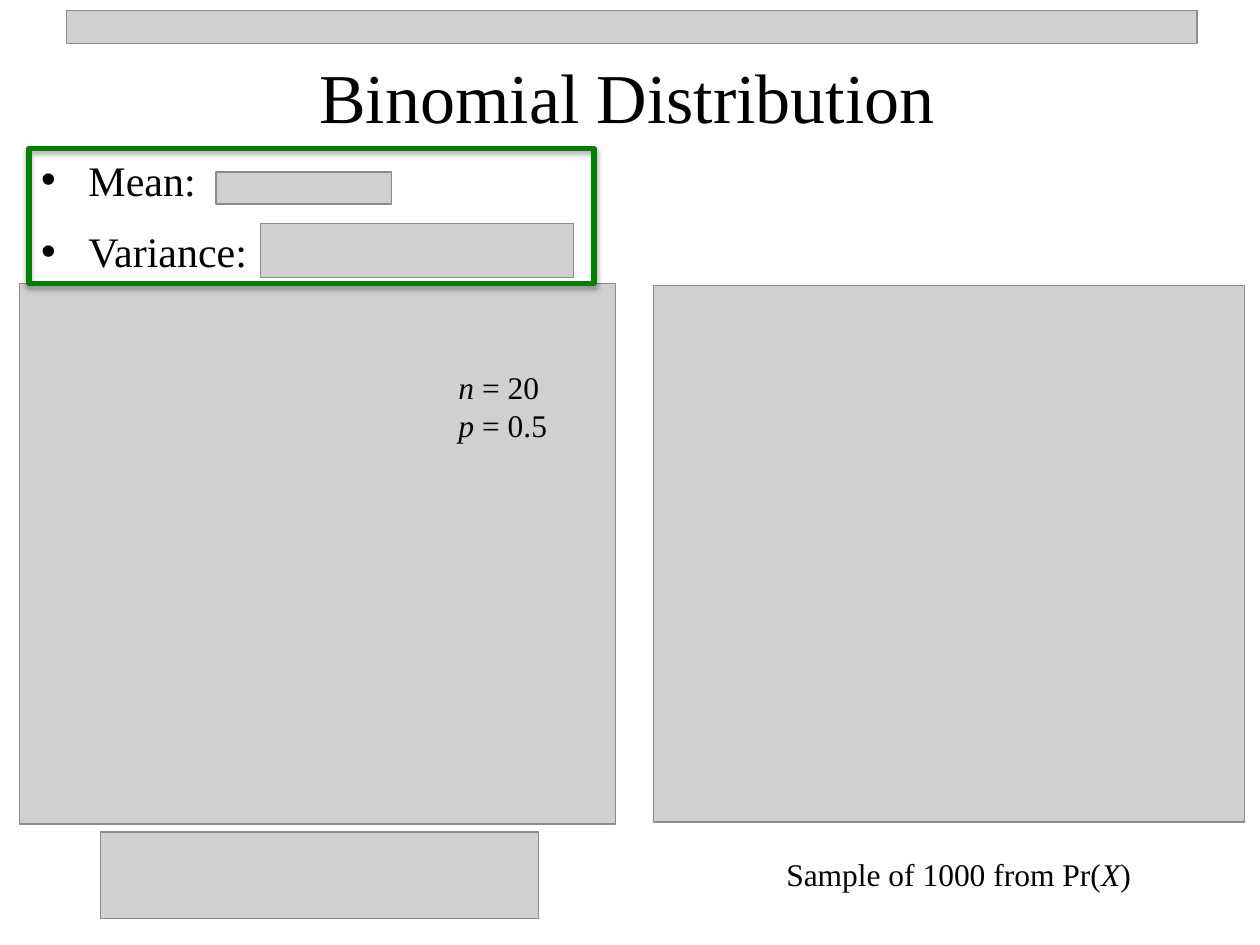
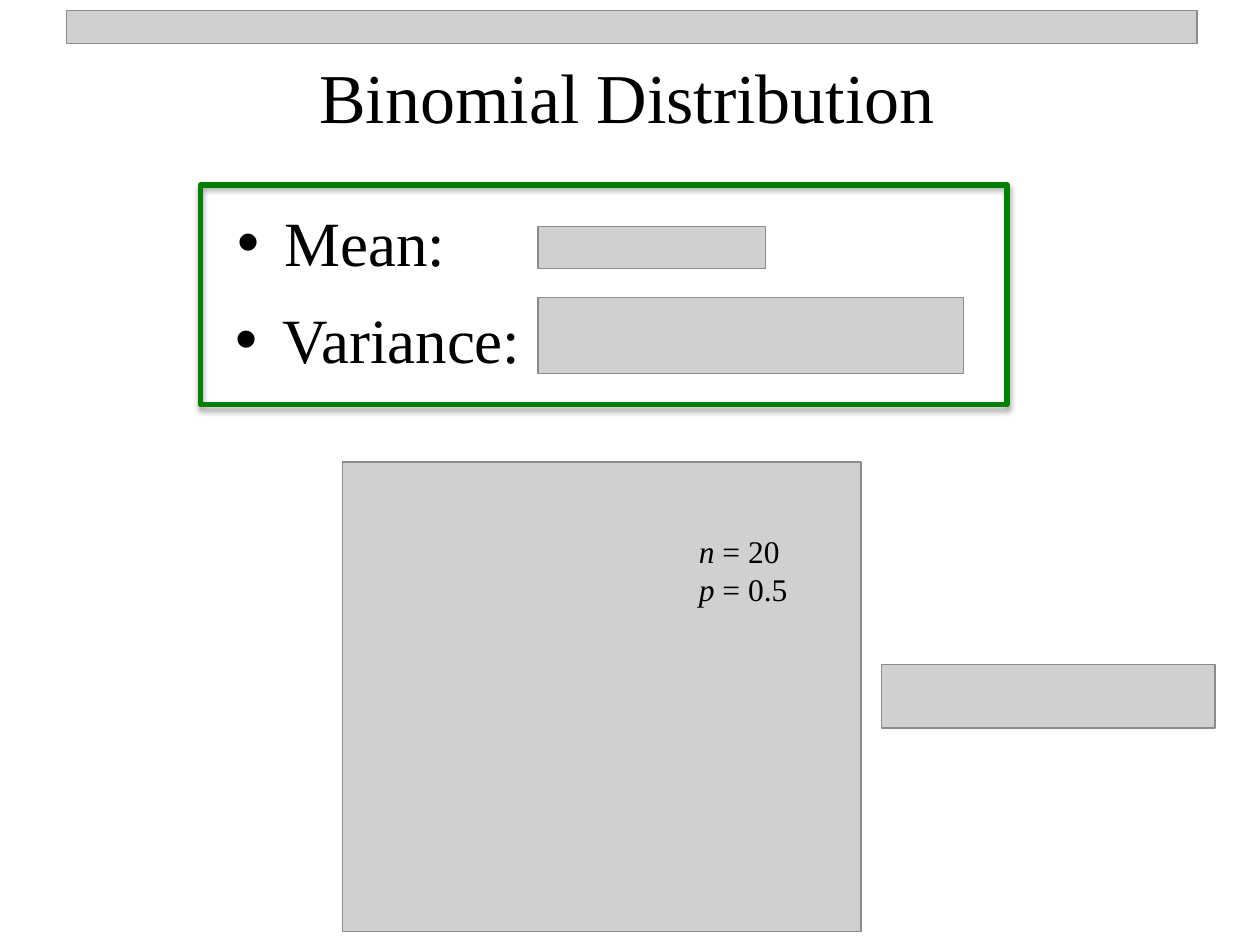
Before and after one commit to npetraco/MATFOS705, a slide deck: slide 15 of Notes/4_Important_Probability_Distributions.pptx (slide 19 before the commit). Drawn at 1260x945 pixels with LibreOffice and Linux fonts; fonts in the diff are those of the drawing; grey boxes stand for pictures. Boxes give left, top, right and bottom in pixels: in the first picture for what was removed or moved away, otherwise in the second. Text is boxed around its words. In the diff, an @@ line names an element or a change of style, - is before the commit and + after.

```diff
--- a/Notes/4_Important_Probability_Distributions.pptx
+++ b/Notes/4_Important_Probability_Distributions.pptx
@@ rectangle: place and size @@
-rectangle at [29,149,593,284]
+rectangle at [200,185,1007,406]
@@ text "Mean:": place and size @@
-text "Mean:" at [88,168,195,197]
+text "Mean:" at [285,224,446,267]
@@ text "Mean:" at [285,224,446,267]: size 24 to 36 pt @@
@@ picture: place and size @@
-picture at [215,173,391,205]
+picture at [538,227,765,268]
@@ text "Variance:" at [283,321,520,364]: size 24 to 36 pt @@
@@ text "Variance:": place and size @@
-text "Variance:" at [88,239,246,268]
+text "Variance:" at [283,321,520,364]
@@ picture: place and size @@
-picture at [261,223,575,277]
+picture at [538,297,964,374]
@@ picture removed at [653,286,1244,823] @@
@@ picture: place and size @@
-picture at [20,284,616,824]
+picture at [343,462,862,931]
@@ text "n = 20": place and size @@
-text "n = 20" at [458,378,547,443]
+text "n = 20" at [699,542,787,607]
@@ picture: place and size @@
-picture at [101,832,538,919]
+picture at [882,664,1216,727]
@@ text removed at [786,864,1131,892] @@
-Sample of 1000 from Pr(X)
```
Also in this commit, not shown: 6 other slides changed, 1 slide added, 7 slides removed.
